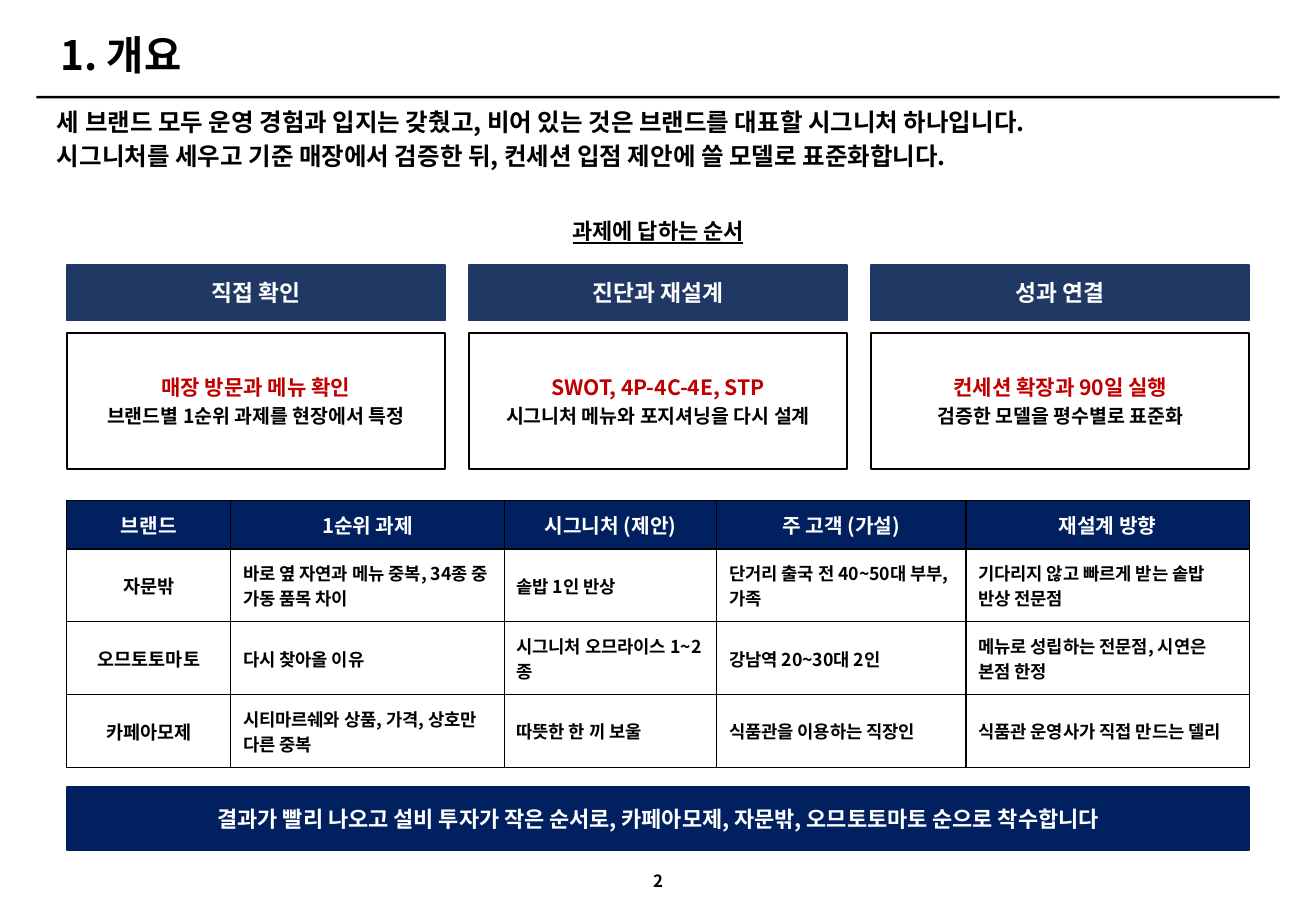
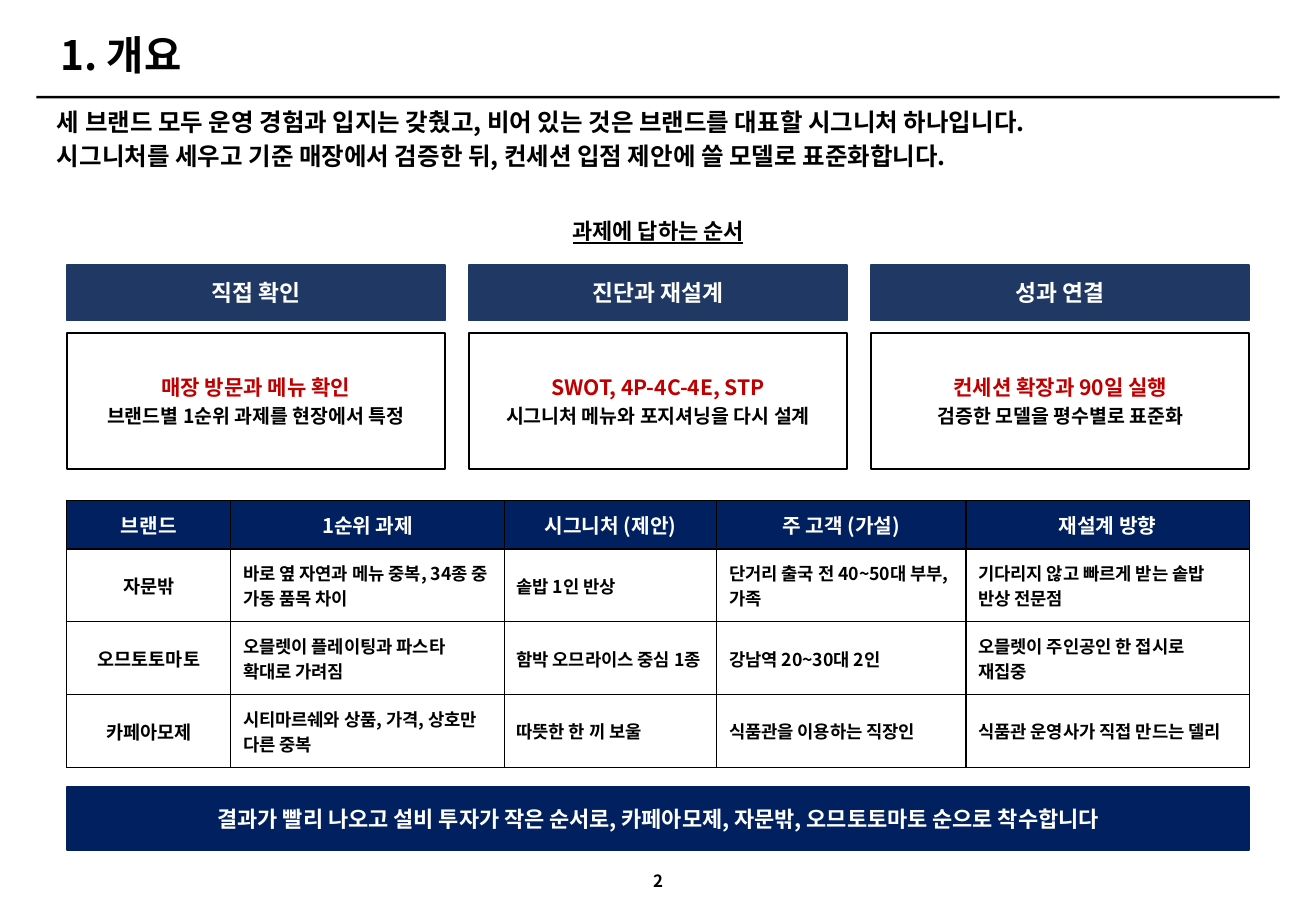
Before and after one commit to grandnim-wq/Claude, a slide deck: slide 2 of 아모제_3개브랜드_개선전략_v3.pptx. Drawn at 1316x911 pixels with LibreOffice and Linux fonts; fonts in the diff are those of the drawing. Boxes give left, top, right and bottom in pixels: in the first picture for what was removed or moved away, otherwise in the second. Text is boxed around its words. In the diff, an @@ line names an element or a change of style, - is before the commit and + after.

```diff
--- a/아모제_3개브랜드_개선전략_v3.pptx
+++ b/아모제_3개브랜드_개선전략_v3.pptx
@@ table at (67,501,1249,768) @@
-row 3: 오므토토마토 | 다시 찾아올 이유 | 시그니처 오므라이스 1~2종 | 강남역 20~30대 2인 | 메뉴로 성립하는 전문점, 시연은 본점 한정
+row 3: 오므토토마토 | 오믈렛이 플레이팅과 파스타 확대로 가려짐 | 함박 오므라이스 중심 1종 | 강남역 20~30대 2인 | 오믈렛이 주인공인 한 접시로 재집중
```
Also in this commit, not shown: 4 other slides changed, 1 slide added, 5 other files.
